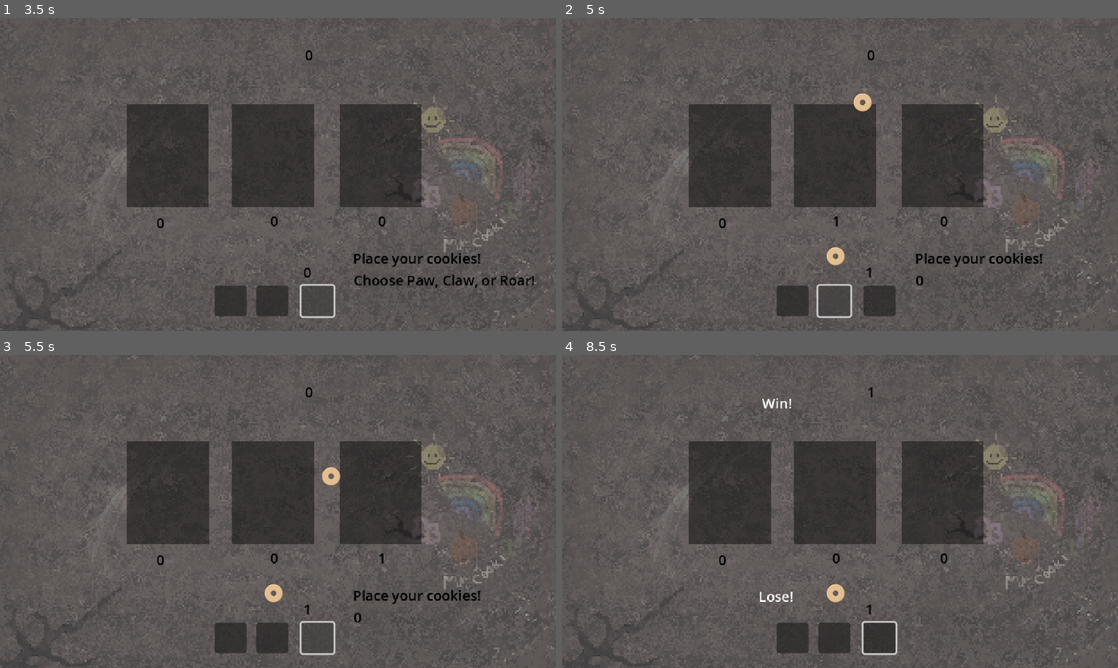
Above: before the commit, frames 1-4 (two rows, left to right).
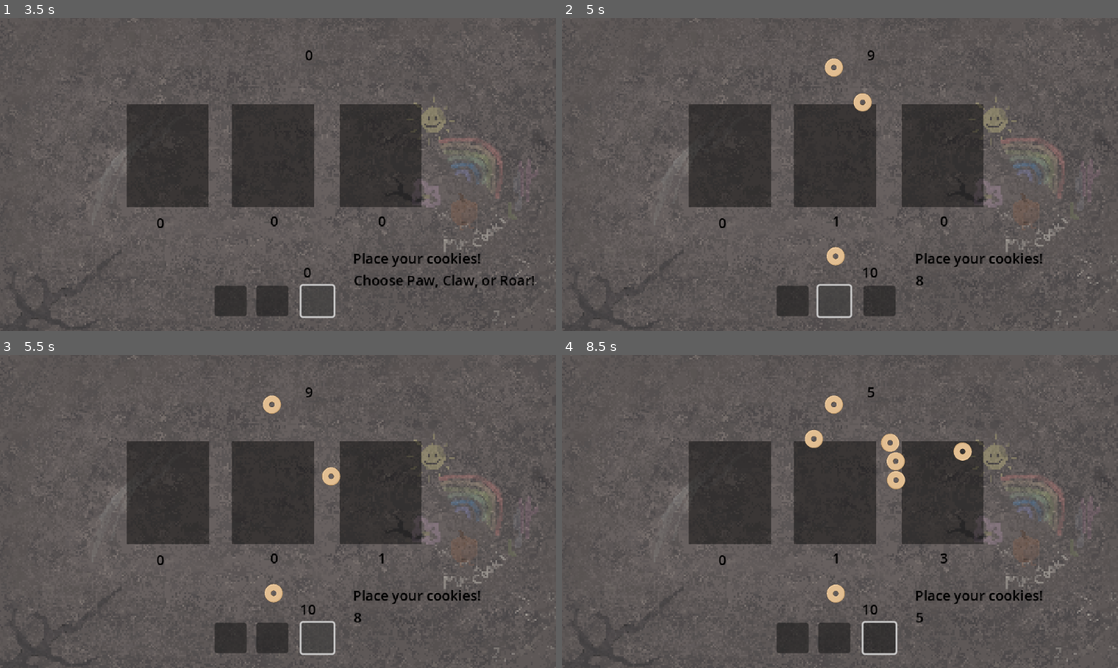
Above: after the commit, the same moments.

Repository: Sooshimi/golden-biscuit
Game: Godot game, scene res://scenes/battle_screen.tscn
Two runs of this game, one before a commit and one after it. Both use one fixed random seed, a clock stepped at 60 frames per second and the inputs below.
Inputs (mouse positions are in pixels of both pictures, inside the frame that each line leads up to):
- Up to frame 1 (3.5 s): click "Start Game" at 0.5 s; click (227, 299) at 1.25 s; click (272, 299) at 2 s; click (316, 299) at 2.75 s
- Up to frame 2 (5 s): click (789, 299) at 3.5 s; click (834, 299) at 4.25 s
- Up to frame 3 (5.5 s): click (316, 636) at 5 s
- Up to frame 4 (8.5 s): click (789, 636) at 5.75 s; click (834, 636) at 6.5 s; click (878, 636) at 7.25 s; move the mouse to (834, 592) at 8.02 s; click (834, 592) at 8.1 s

Frame 1 is identical in both runs. In frame 2, 0.2% of the frame differs, in the area x 47-65%, y 10-86%; in frame 3, 0.2%; in frame 4, 1.5%, in the area x 35-87%, y 10-86%.

Commit message:
Add background and SFX audio, adjust timers and cookie counts
Introduces new background and object sound effects to the battle and cookie scenes, including logic to fade music during game start. Increases the bet phase timer from 2 to 10 seconds and sets initial player and enemy cookie counts to 10. Also triggers a sound effect when a cookie stops moving.

Diff:
--- a/scenes/battle_screen.tscn
+++ b/scenes/battle_screen.tscn
@@ -1,8 +1,9 @@
-[gd_scene load_steps=6 format=3 uid="uid://brayl5720tpcc"]
+[gd_scene load_steps=7 format=3 uid="uid://brayl5720tpcc"]
 
 [ext_resource type="Script" uid="uid://bqrq0kk8352e" path="res://scripts/battle_screen/battle_screen.gd" id="1_jkca0"]
 [ext_resource type="Texture2D" uid="uid://duofnf5orc3hp" path="res://assets/arena_floor_background.png" id="2_jkca0"]
 [ext_resource type="AudioStream" uid="uid://b311aofscatbd" path="res://audio/Music/main_menu.mp3" id="2_y5my5"]
+[ext_resource type="AudioStream" uid="uid://da5ea5n085l6m" path="res://audio/SFX/Atmosphere/atmos_background.mp3" id="3_6lb5u"]
 
 [sub_resource type="RectangleShape2D" id="RectangleShape2D_jkca0"]
 size = Vector2(93.1875, 118.75)
@@ -15,6 +16,9 @@
 
 [node name="MainMenuMusic" type="AudioStreamPlayer2D" parent="."]
 stream = ExtResource("2_y5my5")
+
+[node name="BackgroundMusic" type="AudioStreamPlayer2D" parent="."]
+stream = ExtResource("3_6lb5u")
 
 [node name="Camera2D" type="Camera2D" parent="."]
 anchor_mode = 0
@@ -226,7 +230,7 @@
 offset_bottom = 313.0
 
 [node name="BetPhaseTimer" type="Timer" parent="."]
-wait_time = 2.0
+wait_time = 10.0
 one_shot = true
 
 [node name="ResultTimer" type="Timer" parent="."]
--- a/scenes/cookie.tscn
+++ b/scenes/cookie.tscn
@@ -1,7 +1,8 @@
-[gd_scene load_steps=4 format=3 uid="uid://fc4yacs1tuot"]
+[gd_scene load_steps=5 format=3 uid="uid://fc4yacs1tuot"]
 
 [ext_resource type="Texture2D" uid="uid://ccxjrnt2xthw4" path="res://assets/donut.png" id="1_i5c4t"]
 [ext_resource type="Script" uid="uid://eff2113j5yd6" path="res://scripts/cookie.gd" id="1_yys3m"]
+[ext_resource type="AudioStream" uid="uid://bfkqa0cecxndi" path="res://audio/SFX/objects/bisc_throw.mp3" id="3_2rrt0"]
 
 [sub_resource type="CircleShape2D" id="CircleShape2D_i5c4t"]
 radius = 11.0
@@ -28,6 +29,9 @@
 [node name="CookieThrowDistanceTimer" type="Timer" parent="."]
 one_shot = true
 
+[node name="BiscuitThrowAudio" type="AudioStreamPlayer2D" parent="."]
+stream = ExtResource("3_2rrt0")
+
 [connection signal="input_event" from="Area2D" to="." method="_on_area_2d_input_event"]
 [connection signal="timeout" from="CookieThrowDelayTimer" to="." method="_on_cookie_throw_delay_timer_timeout"]
 [connection signal="timeout" from="CookieThrowDistanceTimer" to="." method="_on_cookie_throw_distance_timer_timeout"]
--- a/scripts/battle_screen/battle_screen.gd
+++ b/scripts/battle_screen/battle_screen.gd
@@ -60,6 +60,9 @@
 
 	if start_game_button_pressed:
 		camera_zoom(delta)
+		$MainMenuMusic.volume_db -= 0.05
+		if $BackgroundMusic.volume_db <= 1.0:
+			$BackgroundMusic.volume_db += 0.1
 
 func _on_start_game_button_pressed() -> void:
 	start_game_button_pressed = true
@@ -67,6 +70,8 @@
 	ui.show()
 	bet_area.show()
 	menu.hide()
+	$BackgroundMusic.volume_db = 0.0
+	$BackgroundMusic.play()
 
 func _on_menu_transition_timer_timeout():
 	Global.game_start = true
--- a/scripts/cookie.gd
+++ b/scripts/cookie.gd
@@ -2,6 +2,7 @@
 
 @onready var cookie_throw_distance_timer := $CookieThrowDistanceTimer
 @onready var cookie_throw_delay_timer := $CookieThrowDelayTimer
+@onready var biscuit_throw_audio := $BiscuitThrowAudio
 
 var follow_speed := 25
 var selected := false
@@ -37,6 +38,7 @@
 
 	if not selected and linear_velocity.length() < 1:
 		linear_velocity = Vector2.ZERO
+		biscuit_throw_audio.play()
 
 	if self.is_in_group("enemy_cookie") and cookie_throw_delay_timer.is_stopped():
 		linear_velocity = Vector2.RIGHT.rotated(random_angle) * speed
--- a/scripts/globals/global.gd
+++ b/scripts/globals/global.gd
@@ -1,5 +1,5 @@
 extends Node
 
-var player_total_cookies := 1
-var enemy_total_cookies := 1
+var player_total_cookies := 10
+var enemy_total_cookies := 10
 var game_start := false
